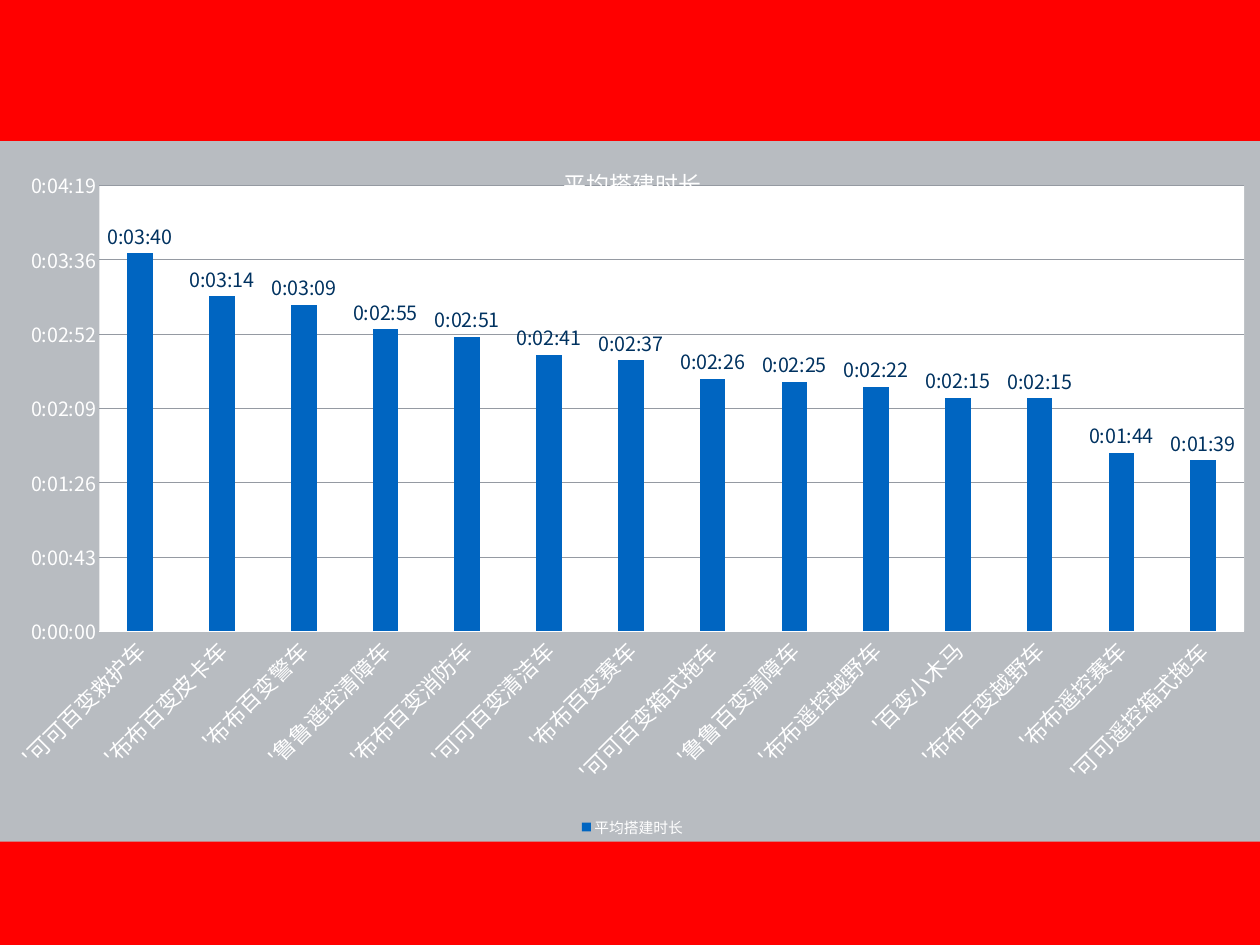
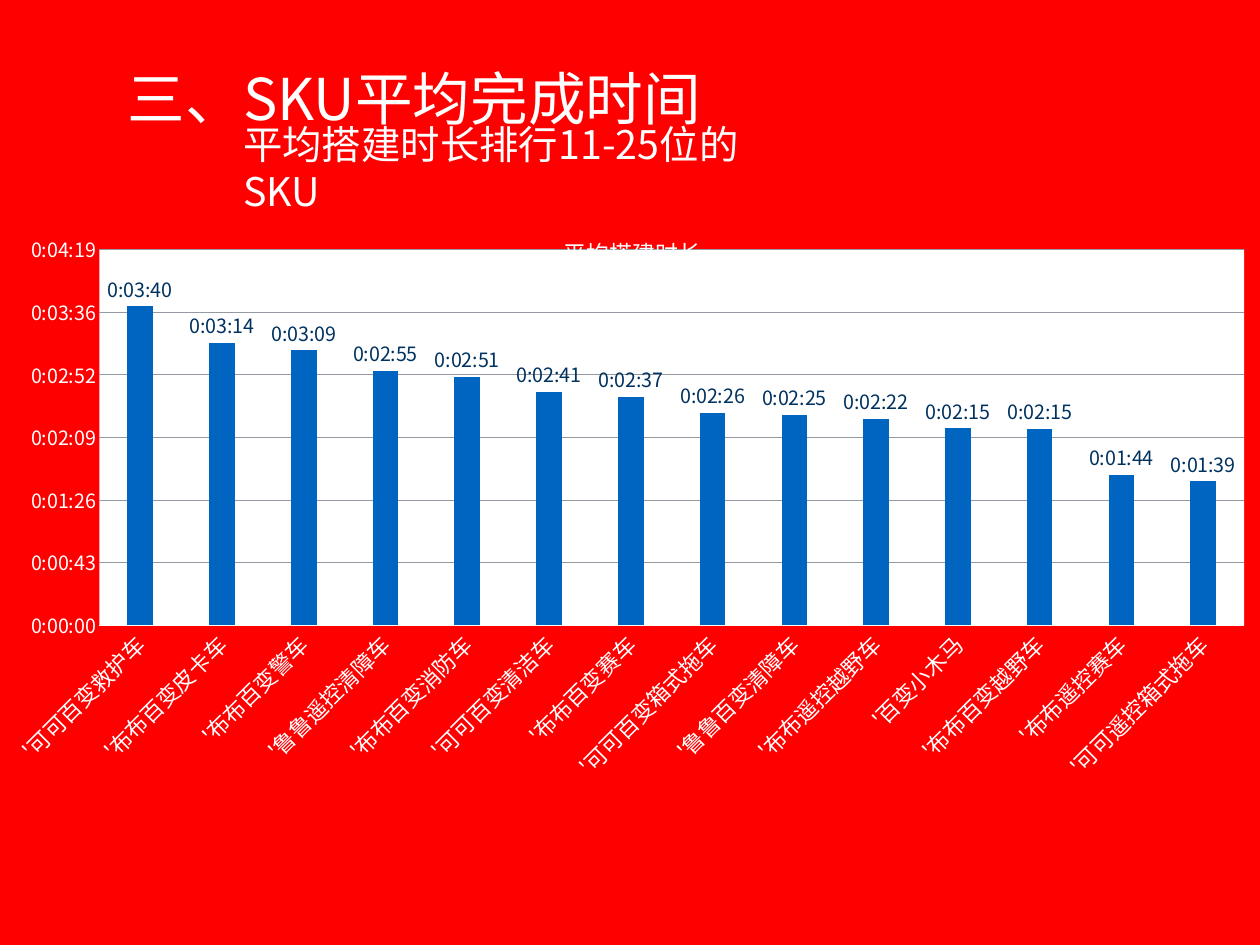
Before and after one commit to kevin0501/go, a slide deck: slide 5 of 需求/截止8月6日数据.pptx. Drawn at 1260x945 pixels with LibreOffice and Linux fonts; fonts in the diff are those of the drawing; background and template pictures are left out. Boxes give left, top, right and bottom in pixels: in the first picture for what was removed or moved away, otherwise in the second. Text is boxed around its words. In the diff, an @@ line names an element or a change of style, - is before the commit and + after.

```diff
--- a/需求/截止8月6日数据.pptx
+++ b/需求/截止8月6日数据.pptx
@@ text added at (x1=128, y1=71, x2=701, y2=135), 46.8 pt, text #FFFFFF @@
+三、SKU平均完成时间
@@ text added at (x1=243, y1=118, x2=738, y2=163), 32 pt, text #FFFFFF @@
+平均搭建时长排行11-25位的SKU
@@ column chart at (x1=0, y1=212, x2=1260, y2=802) @@
@@ legend changed @@
@@ background changed @@
@@ column chart resized from (x1=0, y1=141, x2=1260, y2=842) to (x1=0, y1=212, x2=1260, y2=802) @@
```
Also in this commit, not shown: 8 other slides changed, 3 slides removed, 4 other files.
